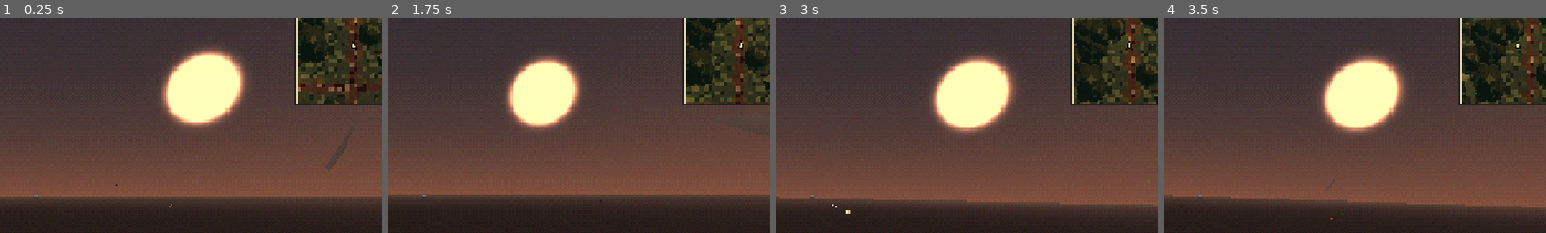
Above: before the commit, frames 1-4 (left to right).
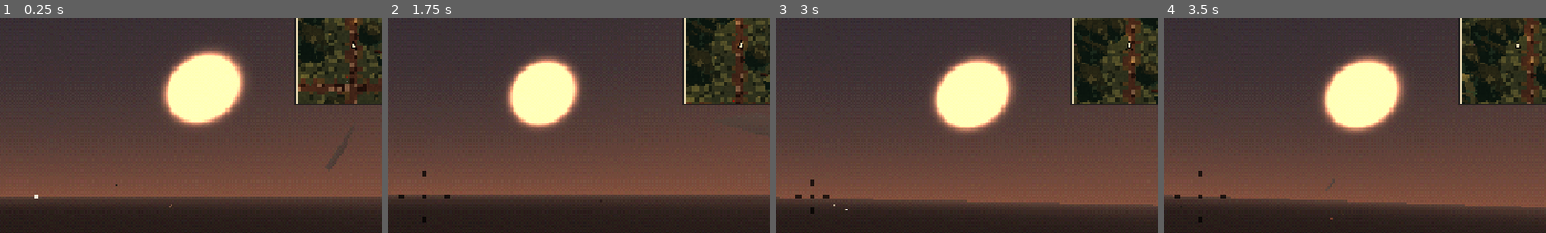
Above: after the commit, the same moments.

Repository: frankhale/opus-fps
Game: Godot game, scene res://scenes/main.tscn
The game is run twice, just before and just after one commit, with the same random seed, the same clock (stepped at 60 frames per second) and the same inputs.
Inputs (mouse positions are % of the whole screen's width and height, from its top left):
- Up to frame 1 (0.25 s): no input
- Up to frame 2 (1.75 s): tap Enter at 0.5 s; move the mouse to (49, 52) at 0.52 s; press the mouse at (49, 52) at 0.53 s; hold W (move_forward) from 0.53 s (still down); tap Space (jump) at 0.77, 1.52 s; tap Shift (sprint) at 0.8, 1.35 s; move the mouse to (57, 51) at 1.27 s; release the mouse at (57, 51) at 1.28 s; click (57, 51) at 1.55 s
- Up to frame 3 (3 s): move the mouse to (42, 49) at 2.02 s; hold C (crouch) 2.03-2.78 s; tap Shift (sprint) at 2.3 s; move the mouse to (51, 50) at 2.77 s; release W (move_forward) at 2.78 s; hold A (move_left) from 2.78 s (still down); click (51, 50) at 2.85 s
- Up to frame 4 (3.5 s): keep holding A (move_left); tap Space (jump) at 3.02 s
The pictures show only the part of the screen within x 45-95%, y 8-58%; the shares and areas given below are measured in that part.

The runs differ from the first frame. In frame 1, less than 0.1% of the frame differs, in the area x 9-10%, y 82-84%; in frame 2, 0.1%; in frame 3, 0.2%, in the area x 5-20%, y 75-92%; in frame 4, 0.1%.

Commit message:
Add aiming reticle with dynamic spread and hit markers
- Drawn reticle replaces the "+" label; shape per weapon (cross, circle,
  dot) and its gap shows the weapon's true current spread.
- Dynamic accuracy: spread blooms per shot (held while firing), and grows
  while moving or airborne, recovering when you stop.
- Turns red over enemies; white hit markers and red kill markers with
  synthesized tick sounds (projectiles report hits back to the shooter).

Diff:
--- a/godot/scenes/main.tscn
+++ b/godot/scenes/main.tscn
@@ -1,10 +1,13 @@
-[gd_scene load_steps=11 format=3]
+[gd_scene load_steps=14 format=3]
 
 [ext_resource type="Script" path="res://scripts/main.gd" id="1_main"]
 [ext_resource type="Shader" path="res://materials/ps1_post.gdshader" id="2_post"]
 [ext_resource type="PackedScene" path="res://scenes/world.tscn" id="3_world"]
 [ext_resource type="Script" path="res://scripts/minimap.gd" id="4_minimap"]
 [ext_resource type="Script" path="res://scripts/hud.gd" id="5_hud"]
+[ext_resource type="Script" path="res://scripts/reticle.gd" id="6_reticle"]
+[ext_resource type="AudioStream" path="res://assets/sfx/hitmarker.wav" id="7_hit"]
+[ext_resource type="AudioStream" path="res://assets/sfx/killmarker.wav" id="8_kill"]
 
 [sub_resource type="ShaderMaterial" id="ShaderMaterial_post"]
 shader = ExtResource("2_post")
@@ -97,22 +100,19 @@
 horizontal_alignment = 1
 vertical_alignment = 1
 
-[node name="Crosshair" type="Label" parent="HUD"]
-anchors_preset = 8
-anchor_left = 0.5
-anchor_top = 0.5
-anchor_right = 0.5
-anchor_bottom = 0.5
-offset_left = -10.0
-offset_top = -12.0
-offset_right = 10.0
-offset_bottom = 12.0
+[node name="Reticle" type="Control" parent="HUD"]
+layout_mode = 3
+anchors_preset = 15
+anchor_right = 1.0
+anchor_bottom = 1.0
 grow_horizontal = 2
 grow_vertical = 2
-text = "+"
-label_settings = SubResource("LabelSettings_hint")
-horizontal_alignment = 1
-vertical_alignment = 1
+mouse_filter = 2
+script = ExtResource("6_reticle")
+weapons_path = NodePath("../../SubViewportContainer/SubViewport/World/Player/WeaponManager")
+hit_sound = ExtResource("7_hit")
+kill_sound = ExtResource("8_kill")
+
 
 [node name="Hint" type="Label" parent="HUD"]
 offset_left = 12.0
--- /dev/null
+++ b/godot/scripts/reticle.gd
@@ -0,0 +1,129 @@
+extends Control
+## Aiming reticle drawn at the screen centre.
+##  * its shape follows the weapon (cross, circle or dot) and its gap shows the
+##    weapon's true current spread, which opens with firing and movement
+##  * it turns red when an enemy is under the crosshair
+##  * hit markers: a white X when a shot lands, a bigger red X on a kill
+## Hidden while dead and while sprinting with the weapon lowered.
+
+@export var weapons_path: NodePath
+@export var hit_sound: AudioStream
+@export var kill_sound: AudioStream
+
+const COLOR := Color(0.95, 0.92, 0.85)
+const ENEMY_COLOR := Color(1.0, 0.2, 0.15)
+const OUTLINE := Color(0.0, 0.0, 0.0, 0.75)
+const LINE := 2.0
+const LENGTH := 9.0
+
+var _weapons: WeaponManager
+var _player: Node
+var _gap := 6.0
+var _on_enemy := false
+var _hit_time := 0.0
+var _hit_kill := false
+var _audio: AudioStreamPlayer
+var _last_sound_ms := 0
+
+
+func _ready() -> void:
+	set_anchors_preset(Control.PRESET_FULL_RECT)
+	mouse_filter = Control.MOUSE_FILTER_IGNORE
+	_weapons = get_node(weapons_path)
+	_player = _weapons.get_parent()
+	_weapons.hit_confirmed.connect(_on_hit)
+	_audio = AudioStreamPlayer.new()
+	_audio.volume_db = -8.0
+	add_child(_audio)
+
+
+func _on_hit(killed: bool) -> void:
+	_hit_kill = killed or (_hit_kill and _hit_time > 0.0)
+	_hit_time = 0.35 if killed else maxf(_hit_time, 0.15)
+	# Shotgun pellets land together; one tick per volley is enough.
+	var now := Time.get_ticks_msec()
+	if killed or now - _last_sound_ms > 60:
+		_last_sound_ms = now
+		_audio.stream = kill_sound if killed else hit_sound
+		_audio.play()
+
+
+func _process(delta: float) -> void:
+	_hit_time = maxf(_hit_time - delta, 0.0)
+	if _hit_time == 0.0:
+		_hit_kill = false
+	_on_enemy = _aiming_at_enemy()
+	_gap = lerpf(_gap, _target_gap(), 1.0 - exp(-18.0 * delta))
+	queue_redraw()
+
+
+## Screen-space radius of the current spread cone at the reticle.
+func _target_gap() -> float:
+	var cam := _weapons.camera
+	var spread := deg_to_rad(_weapons.current_spread())
+	var half_height := get_viewport_rect().size.y / 2.0
+	return maxf(tan(spread) / tan(deg_to_rad(cam.fov) / 2.0) * half_height, 3.0)
+
+
+func _aiming_at_enemy() -> bool:
+	if _weapons.current == null or _player.dead:
+		return false
+	var cam := _weapons.camera
+	var from := cam.global_position
+	var to := from - cam.global_basis.z * 200.0
+	var q := PhysicsRayQueryParameters3D.create(from, to, 1 | Projectile.LAYER_ENEMIES, [_player.get_rid()])
+	var hit := cam.get_world_3d().direct_space_state.intersect_ray(q)
+	return hit and hit.collider is Node and (hit.collider as Node).is_in_group("enemies")
+
+
+func _draw() -> void:
+	if _player.dead:
+		return
+	var c := size / 2.0
+	var w := _weapons.current
+	var color := ENEMY_COLOR if _on_enemy else COLOR
+	var lowered: bool = _weapons._sprint_pose > 0.5 or _weapons._switching
+
+	if w == null:
+		_dot(c, 2.0, color)
+	elif not lowered:
+		match w.reticle:
+			"circle":
+				_ring(c, maxf(_gap, 10.0), color)
+				_dot(c, 1.5, color)
+			"dot":
+				_ring(c, 7.0 + _gap * 0.5, color)
+				_dot(c, 2.0, color)
+			_:
+				var g := _gap + 2.0
+				for d in [Vector2.UP, Vector2.DOWN, Vector2.LEFT, Vector2.RIGHT]:
+					_line(c + d * g, c + d * (g + LENGTH), color)
+				_dot(c, 1.0, color)
+
+	if _hit_time > 0.0:
+		var k := _hit_time / (0.35 if _hit_kill else 0.15)
+		var hit_color := ENEMY_COLOR if _hit_kill else Color.WHITE
+		hit_color.a = clampf(k * 1.5, 0.0, 1.0)
+		var inner := 6.0
+		var outer := 14.0 if _hit_kill else 11.0
+		for d in [Vector2(1, 1), Vector2(-1, 1), Vector2(1, -1), Vector2(-1, -1)]:
+			var n: Vector2 = d.normalized()
+			_line(c + n * inner, c + n * outer, hit_color)
+
+
+func _line(a: Vector2, b: Vector2, color: Color) -> void:
+	var outline := OUTLINE
+	outline.a *= color.a
+	var d := (b - a).normalized()
+	draw_line(a - d, b + d, outline, LINE + 2.0)
+	draw_line(a, b, color, LINE)
+
+
+func _dot(at: Vector2, r: float, color: Color) -> void:
+	draw_circle(at, r + 1.0, OUTLINE)
+	draw_circle(at, r, color)
+
+
+func _ring(at: Vector2, r: float, color: Color) -> void:
+	draw_arc(at, r, 0.0, TAU, 24, OUTLINE, LINE + 2.0)
+	draw_arc(at, r, 0.0, TAU, 24, color, LINE)
--- a/godot/scripts/weapons/projectile.gd
+++ b/godot/scripts/weapons/projectile.gd
@@ -20,6 +20,8 @@
 var exclude: Array[RID] = []
 ## What it can hit: world + enemies for the player's shots, world + player for enemies'.
 var collision_mask := 1 | LAYER_ENEMIES
+## Called with (killed: bool) whenever this projectile damages something (hit markers).
+var on_hit: Callable
 
 var _core: MeshInstance3D
 var _trails: Array[GPUParticles3D] = []
@@ -92,6 +94,7 @@
 		var target: Object = hit.collider
 		if target and target.has_method("take_damage"):
 			target.take_damage(data.damage, hit.position, velocity.normalized())
+			_report_hit(target)
 		explode(hit.position, hit.normal)
 		return
 	global_position = to
@@ -133,6 +136,12 @@
 			var amount := data.splash_damage * clampf(1.0 - d / data.splash_radius, 0.0, 1.0)
 			if amount > 1.0:
 				body.take_damage(amount, at, ((body as Node3D).global_position - at).normalized())
+				_report_hit(body)
+
+
+func _report_hit(target: Object) -> void:
+	if on_hit.is_valid():
+		on_hit.call(target.get("dead") == true)
 
 
 ## Hide the core and let the trails fade out before freeing.
--- a/godot/scripts/weapons/weapon_data.gd
+++ b/godot/scripts/weapons/weapon_data.gd
@@ -37,6 +37,9 @@
 ## Scales the viewmodel kick and camera recoil.
 @export var recoil := 1.0
 @export var fire_sound: AudioStream
+## Reticle shape: lines with a gap ("cross"), a ring showing the spread ("circle"),
+## or a small ring around a dot ("dot", for slow, precise weapons).
+@export_enum("cross", "circle", "dot") var reticle := "cross"
 
 @export_group("Ammo")
 @export_enum("bullets", "shells", "rockets", "cells") var ammo_type := "bullets"
--- a/godot/scripts/weapons/weapon_manager.gd
+++ b/godot/scripts/weapons/weapon_manager.gd
@@ -11,6 +11,8 @@
 signal weapon_changed(weapon: WeaponData)
 signal ammo_changed(ammo_type: String, amount: int)
 signal message(text: String)
+## A shot landed on something damageable; `killed` if that was the killing blow.
+signal hit_confirmed(killed: bool)
 
 const MAX_AMMO := {"bullets": 200, "shells": 50, "rockets": 20, "cells": 150}
 ## Render layer 2 (bit value 2) holds viewmodel meshes only.
@@ -30,6 +32,17 @@
 @export var pickup_weapon_sound: AudioStream
 @export var pickup_ammo_sound: AudioStream
 @export var fire_volume_db := -6.0
+
+@export_group("Accuracy")
+## Extra spread (degrees) per shot, scaled by the weapon's recoil. It holds while
+## firing and recovers once the trigger has been off for `bloom_hold` seconds.
+@export var bloom_per_shot := 0.7
+@export var bloom_max := 4.0
+@export var bloom_hold := 0.15
+@export var bloom_recovery := 5.0
+## Extra spread while moving at sprint speed, and while in the air.
+@export var move_spread := 1.2
+@export var air_spread := 2.5
 
 @export_group("Arms")
 ## Shoulder positions in camera space, just off-screen below and behind the view.
@@ -71,6 +84,8 @@
 var _kick := 0.0
 var _kick_v := 0.0
 var _sprint_pose := 0.0
+var _bloom := 0.0
+var _bloom_timer := 0.0
 
 
 func _ready() -> void:
@@ -324,6 +339,9 @@
 	_vm_camera.global_transform = camera.global_transform
 
 	_cooldown -= delta
+	_bloom_timer -= delta
+	if _bloom_timer <= 0.0:
+		_bloom = move_toward(_bloom, 0.0, bloom_recovery * delta)
 	if current and not _switching and not player.dead and Input.mouse_mode == Input.MOUSE_MODE_CAPTURED:
 		var pressed := Input.is_action_pressed("fire") if current.automatic else Input.is_action_just_pressed("fire")
 		if pressed and _cooldown <= 0.0:
@@ -361,13 +379,16 @@
 		var p := Projectile.new()
 		p.data = w
 		p.exclude = [player.get_rid()]
-		var dir := _spread((target - spawn).normalized(), w.spread_degrees)
+		p.on_hit = func(killed: bool): hit_confirmed.emit(killed)
+		var dir := _spread((target - spawn).normalized(), current_spread())
 		p.velocity = dir * w.projectile_speed
 		player.get_parent().add_child(p)
 		p.global_position = spawn
 		if block:
 			p.explode(block.position, block.normal)
 
+	_bloom = minf(_bloom + bloom_per_shot * w.recoil, bloom_max)
+	_bloom_timer = w.fire_interval + bloom_hold
 	_flash.visible = true
 	_flash.rotation.z = randf() * TAU
 	_flash.scale = Vector3.ONE * randf_range(0.85, 1.2)
@@ -379,6 +400,16 @@
 	if w.recoil >= 2.0 and camera.has_method("add_trauma"):
 		camera.add_trauma(0.12 * w.recoil)
 	_play(w.fire_sound, fire_volume_db, _fire_audio)
+
+
+## Current cone half-angle in degrees: the weapon's base spread plus shot bloom and
+## movement. The reticle draws exactly this, so it always shows true accuracy.
+func current_spread() -> float:
+	if current == null:
+		return 0.0
+	var move := clampf(player.horizontal_speed() / player.sprint_speed, 0.0, 1.0) * move_spread
+	var air := 0.0 if player.is_on_floor() else air_spread
+	return current.spread_degrees + _bloom + move + air
 
 
 func _muzzle_world_point() -> Vector3:
--- a/godot/weapons/rocket_launcher.tres
+++ b/godot/weapons/rocket_launcher.tres
@@ -25,6 +25,7 @@
 spread_degrees = 0.3
 recoil = 3.0
 fire_sound = ExtResource("3_sound")
+reticle = "dot"
 ammo_type = "rockets"
 ammo_on_pickup = 5
 projectile_speed = 30.0
--- a/godot/weapons/shotgun.tres
+++ b/godot/weapons/shotgun.tres
@@ -24,6 +24,7 @@
 spread_degrees = 5.0
 recoil = 2.2
 fire_sound = ExtResource("3_sound")
+reticle = "circle"
 ammo_type = "shells"
 ammo_on_pickup = 12
 projectile_speed = 62.0
Not shown, added: godot/assets/sfx/hitmarker.wav.import
Not shown, added: godot/assets/sfx/killmarker.wav.import
Not shown, added: godot/scripts/reticle.gd.uid
Not shown, changed: godot/README.md
Not shown, added: godot/assets/sfx/hitmarker.wav
Not shown, added: godot/assets/sfx/killmarker.wav
Not shown, changed: tools/generate_sfx.py
